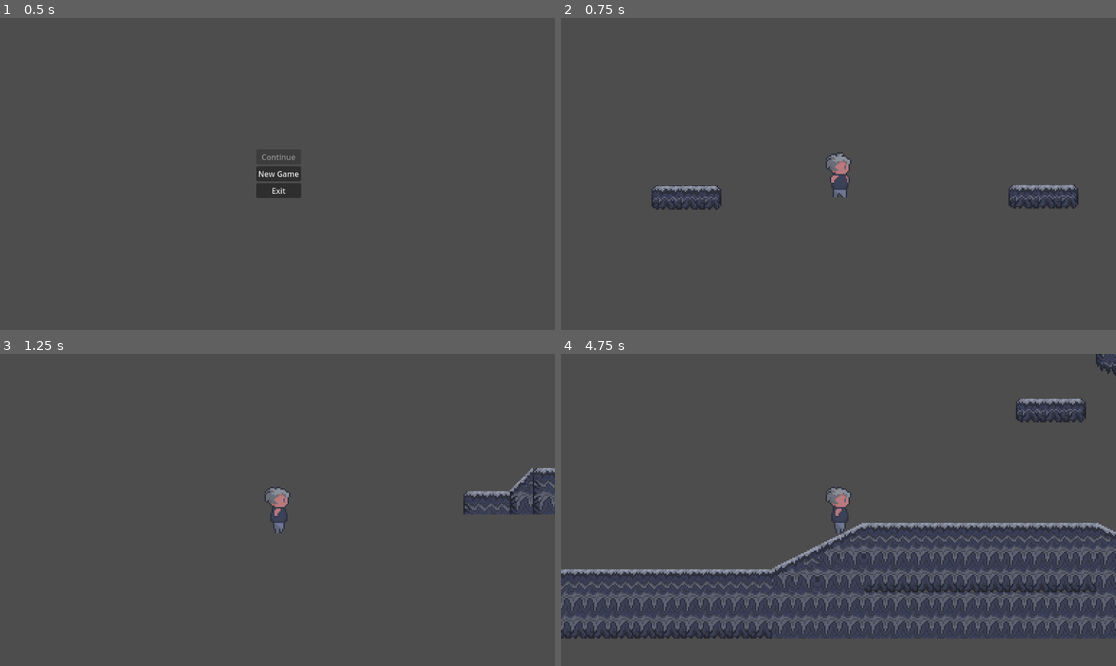
Above: before the commit, frames 1-4 (two rows, left to right).
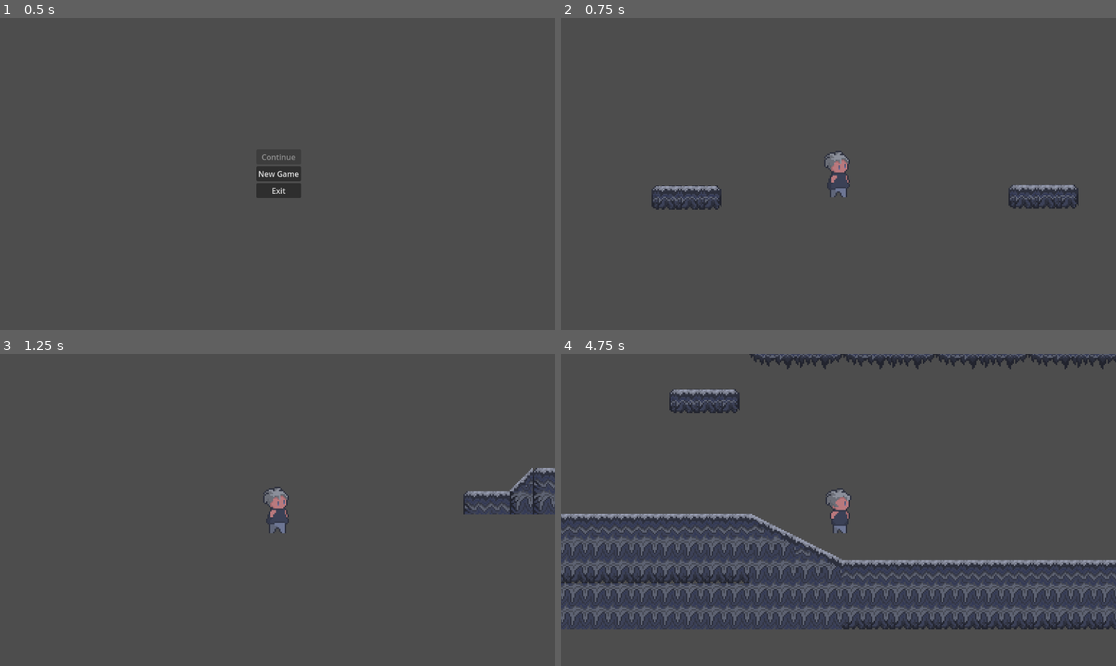
Above: after the commit, the same moments.

Repository: darker-knightRD/Mind-Growth
Game: Godot game, scene res://Scenes/main_menu.tscn
The game is run twice, just before and just after one commit, with the same random seed, the same clock (stepped at 60 frames per second) and the same inputs. This scene is started directly instead of the project's main scene. The engine's default icon, where the game draws it, is replaced by a stand-in: a white triangle on a blue panel in a dark square.
Inputs:
- Up to frame 1 (0.5 s): no input
- Up to frame 2 (0.75 s): click "New Game" at 0.5 s
- Up to frame 3 (1.25 s): no input
- Up to frame 4 (4.75 s): hold Right (Move Right) 1.28-2.78 s; tap Space (Jump) at 1.52, 2.27, 3.77, 4.52 s; hold Left (Move Left) 2.78-3.53 s; hold Right (Move Right) from 3.53 s (still down)

Frame 1 is identical in both runs. In frame 2, 0.2% of the frame differs, in the area x 47-53%, y 42-58%; in frame 3, 0.3%; in frame 4, 22%, in the area x 0-100%, y 0-92%.

Commit message:
fixed animations

Diff:
--- a/Scenes/MainPlayer.tscn
+++ b/Scenes/MainPlayer.tscn
@@ -180,11 +180,14 @@
 &"move": SubResource("Animation_10hb0")
 }
 
-[node name="Player" type="CharacterBody2D" node_paths=PackedStringArray("state_machine", "animations") groups=["Player"]]
+[node name="Player" type="CharacterBody2D" node_paths=PackedStringArray("state_machine", "animations", "sprite") groups=["Player"]]
 z_index = 10
 script = ExtResource("1_0sgo8")
 state_machine = NodePath("StateMachine")
 animations = NodePath("AnimationPlayer")
+move_speed = 500.0
+jump_force = 500.0
+sprite = NodePath("Sprite2D")
 
 [node name="Sprite2D" type="Sprite2D" parent="."]
 texture = ExtResource("2_jsrhp")
@@ -206,6 +209,7 @@
 fall_state = NodePath("../Fall")
 jump_state = NodePath("../Jump")
 move_state = NodePath("../Move")
+AnimationName = "idle"
 is_unlocked = true
 metadata/_custom_type_script = "uid://gnttwcs5gp8v"
 
@@ -214,6 +218,7 @@
 idle_state = NodePath("../Idle")
 fall_state = NodePath("../Fall")
 jump_state = NodePath("../Jump")
+AnimationName = "move"
 is_unlocked = true
 metadata/_custom_type_script = "uid://gnttwcs5gp8v"
 
--- a/Scripts/States/PlayerStates/fall.gd
+++ b/Scripts/States/PlayerStates/fall.gd
@@ -13,7 +13,7 @@
 	var movement = Input.get_axis('Move Left', 'Move Right') * move_speed
 
 	if movement != 0:
-		#parent.animations.flip_h = movement < 0
+		player_sprite.flip_h = movement < 0
 		pass
 	parent.velocity.x = movement
 	if parent.is_on_floor():
--- a/Scripts/States/PlayerStates/jump.gd
+++ b/Scripts/States/PlayerStates/jump.gd
@@ -19,7 +19,7 @@
 
 	var movement = Input.get_axis("Move Left", "Move Right") * move_speed
 	if movement != 0:
-		#parent.animations.flip_h = movement < 0
+		player_sprite.flip_h = movement < 0
 		pass
 	parent.velocity.x = movement
 	parent.move_and_slide()
--- a/Scripts/States/PlayerStates/move.gd
+++ b/Scripts/States/PlayerStates/move.gd
@@ -17,8 +17,10 @@
 
 	var movement = Input.get_axis("Move Left", "Move Right") * move_speed
 	parent.velocity.x = movement
-	#parent.animations.flip_h = movement < 0
 	parent.move_and_slide()
+	player_sprite.flip_h = movement < 0
+	if movement == 0:
+		return idle_state
 
 	if !parent.is_on_floor():
 		return fall_state
--- a/Scripts/States/StateMachine.gd
+++ b/Scripts/States/StateMachine.gd
@@ -3,9 +3,10 @@
 @export var starting_state:State
 var current_state:State
 
-func init(parent:CharacterBody2D, animations:AnimationPlayer, move_speed:float, jump_force:float) -> void:
+func init(parent:CharacterBody2D, sprite:Sprite2D,animations:AnimationPlayer, move_speed:float, jump_force:float) -> void:
 	for child in get_children():
 		child.parent = parent
+		child.player_sprite = sprite
 		child.animations = animations
 		child.move_speed = move_speed
 		child.jump_force = jump_force
--- a/Scripts/States/StatesClass.gd
+++ b/Scripts/States/StatesClass.gd
@@ -9,9 +9,10 @@
 var animations:AnimationPlayer
 var move_speed:float
 var jump_force:float
+var player_sprite:Sprite2D
 
 func enter() -> void:
-	#animations.play(AnimationName)
+	animations.play(AnimationName)
 	pass
 
 func exit() -> void:
--- a/Scripts/main_player.gd
+++ b/Scripts/main_player.gd
@@ -4,9 +4,10 @@
 @export var animations:AnimationPlayer
 @export var move_speed:float = 400.0
 @export var jump_force:float
+@export var sprite:Sprite2D
 
 func _ready() -> void:
-	state_machine.init(self, animations, move_speed, jump_force)
+	state_machine.init(self, sprite, animations, move_speed, jump_force)
 
 func _unhandled_input(event: InputEvent) -> void:
 	state_machine.process_input(event)
Not shown: 1 places in Scenes/main_menu.tscn that only renumber resources
Not shown: 1 places in Scenes/moving_platform.tscn that only renumber resources
